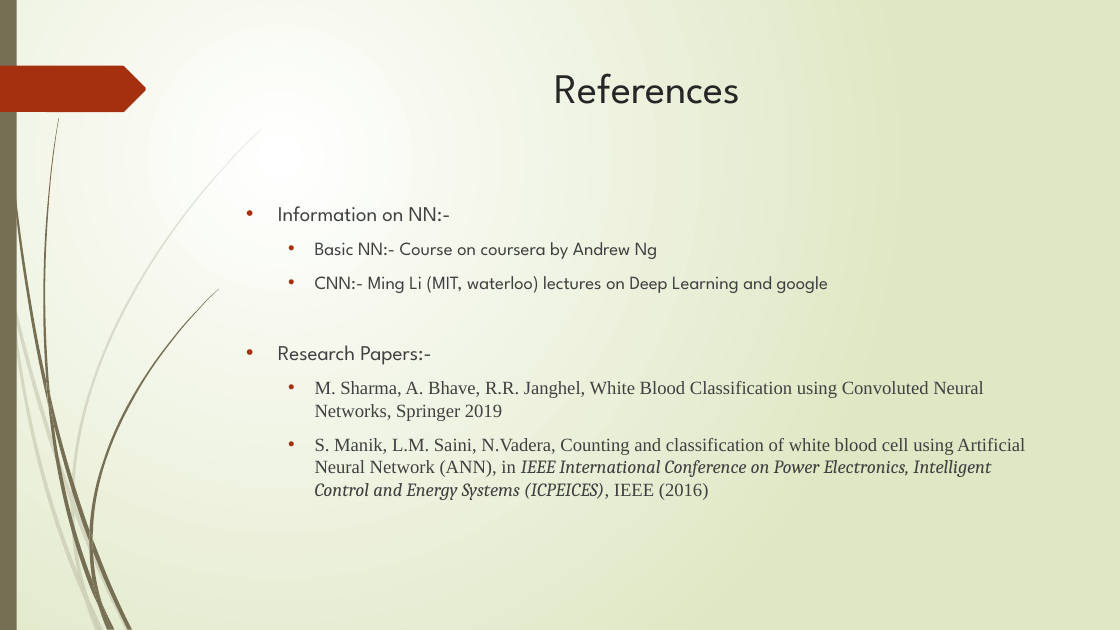
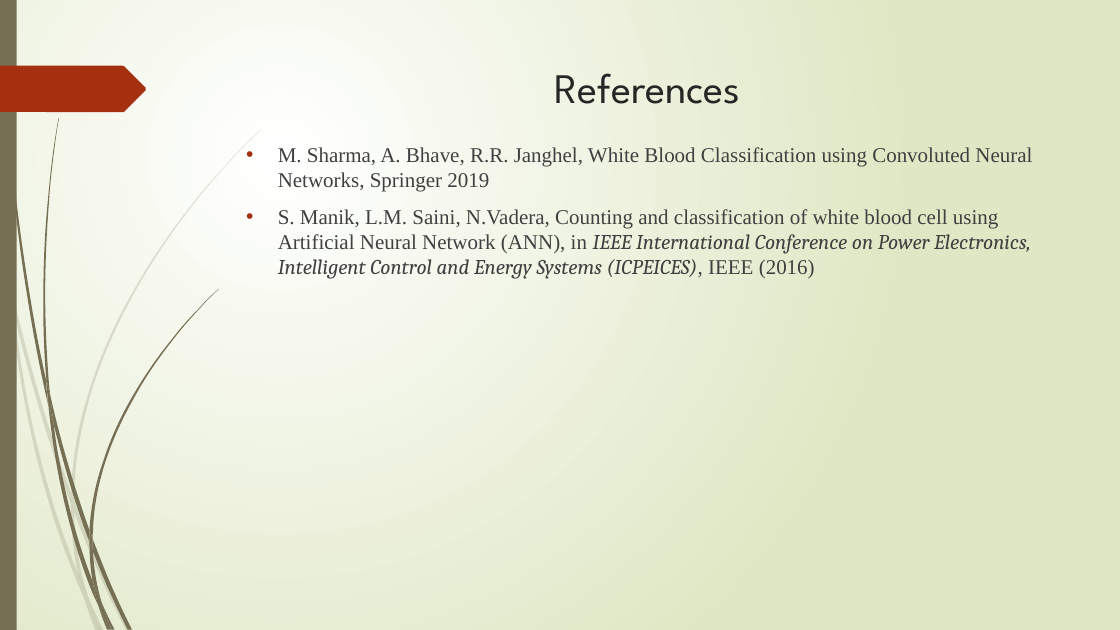
Before and after one commit to ShashankSaumya123/WBC-Classification, a slide deck: slide 16 of Presentation/Project Final.pptx. Drawn at 1120x630 pixels with LibreOffice and Linux fonts; fonts in the diff are those of the drawing. Boxes give left, top, right and bottom in pixels: in the first picture for what was removed or moved away, otherwise in the second. Text is boxed around its words. In the diff, an @@ line names an element or a change of style, - is before the commit and + after.

```diff
--- a/Presentation/Project Final.pptx
+++ b/Presentation/Project Final.pptx
@@ text "M. Sharma, A. Bhave, R.R. ..." moved from (x1=278, y1=206, x2=1025, y2=500) to (x1=278, y1=147, x2=1032, y2=279) @@
@@ text "M. Sharma, A. Bhave, R.R. ..." at (x1=278, y1=147, x2=1032, y2=279): size 16 to 18 pt; list level 2 to 1 in "M. Sharma, A. Bhave, R.R. ..."; list level 2 to 1 in "S. Manik, L.M. Saini, N.Vadera, ..." @@
@@ text at (x1=278, y1=206, x2=828, y2=365): paragraphs removed @@
-• Information on NN:-
-  • Basic NN:- Course on coursera by Andrew Ng
-  • CNN:- Ming Li (MIT, waterloo) lectures on Deep Learning and google
-• Research Papers:-
```
Also in this commit, not shown: 4 other slides changed.
